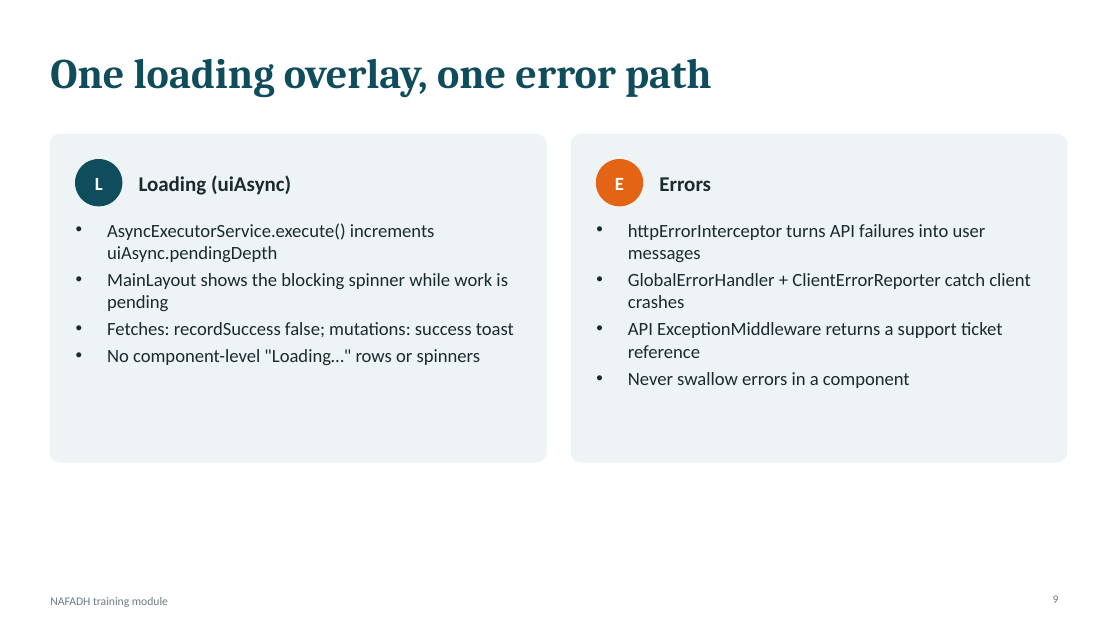
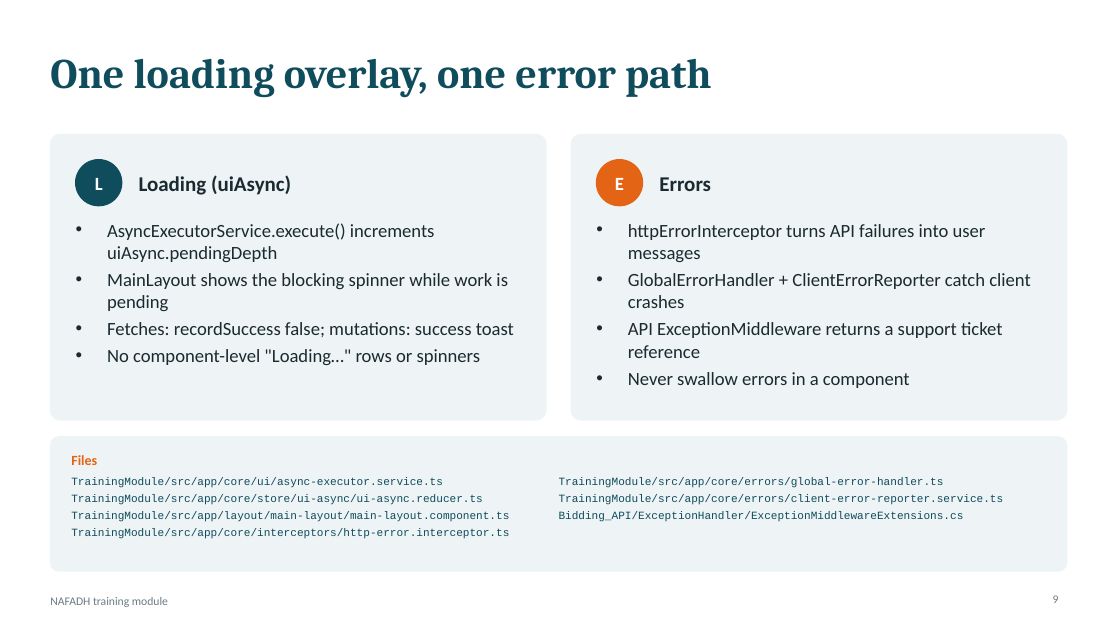
Before and after one commit to TRA-Projects/nafadh_trainning, a slide deck: slide 9 of docs/training-standards.pptx. Drawn at 1120x630 pixels with LibreOffice and Linux fonts; fonts in the diff are those of the drawing. Boxes give left, top, right and bottom in pixels: in the first picture for what was removed or moved away, otherwise in the second. Text is boxed around its words. In the diff, an @@ line names an element or a change of style, - is before the commit and + after.

```diff
--- a/docs/training-standards.pptx
+++ b/docs/training-standards.pptx
@@ rounded rectangle: place and size @@
-rounded rectangle at box(50, 134, 546, 462)
+rounded rectangle at box(50, 134, 546, 420)
@@ rounded rectangle at box(50, 134, 546, 420): proportions changed @@
@@ rounded rectangle at box(571, 134, 1067, 420): proportions changed @@
@@ rounded rectangle: place and size @@
-rounded rectangle at box(571, 134, 1067, 462)
+rounded rectangle at box(571, 134, 1067, 420)
@@ rounded rectangle added at box(50, 437, 1067, 571), fill #EEF4F5, outline #EEF4F5 1 pt @@
@@ text added at box(71, 455, 97, 465), 12 pt, text #E36414, bold @@
+Files
@@ text added at box(71, 477, 509, 539), 9.5 pt, text #0F4C5C @@
+TrainingModule/src/app/core/ui/async-executor.service.ts
+TrainingModule/src/app/core/store/ui-async/ui-async.reducer.ts
+TrainingModule/src/app/layout/main-layout/main-layout.component.ts
+TrainingModule/src/app/core/interceptors/http-error.interceptor.ts
@@ text added at box(559, 477, 1004, 522), 9.5 pt, text #0F4C5C @@
+TrainingModule/src/app/core/errors/global-error-handler.ts
+TrainingModule/src/app/core/errors/client-error-reporter.service.ts
+Bidding_API/ExceptionHandler/ExceptionMiddlewareExtensions.cs
```
Also in this commit, not shown: 11 other slides changed.
